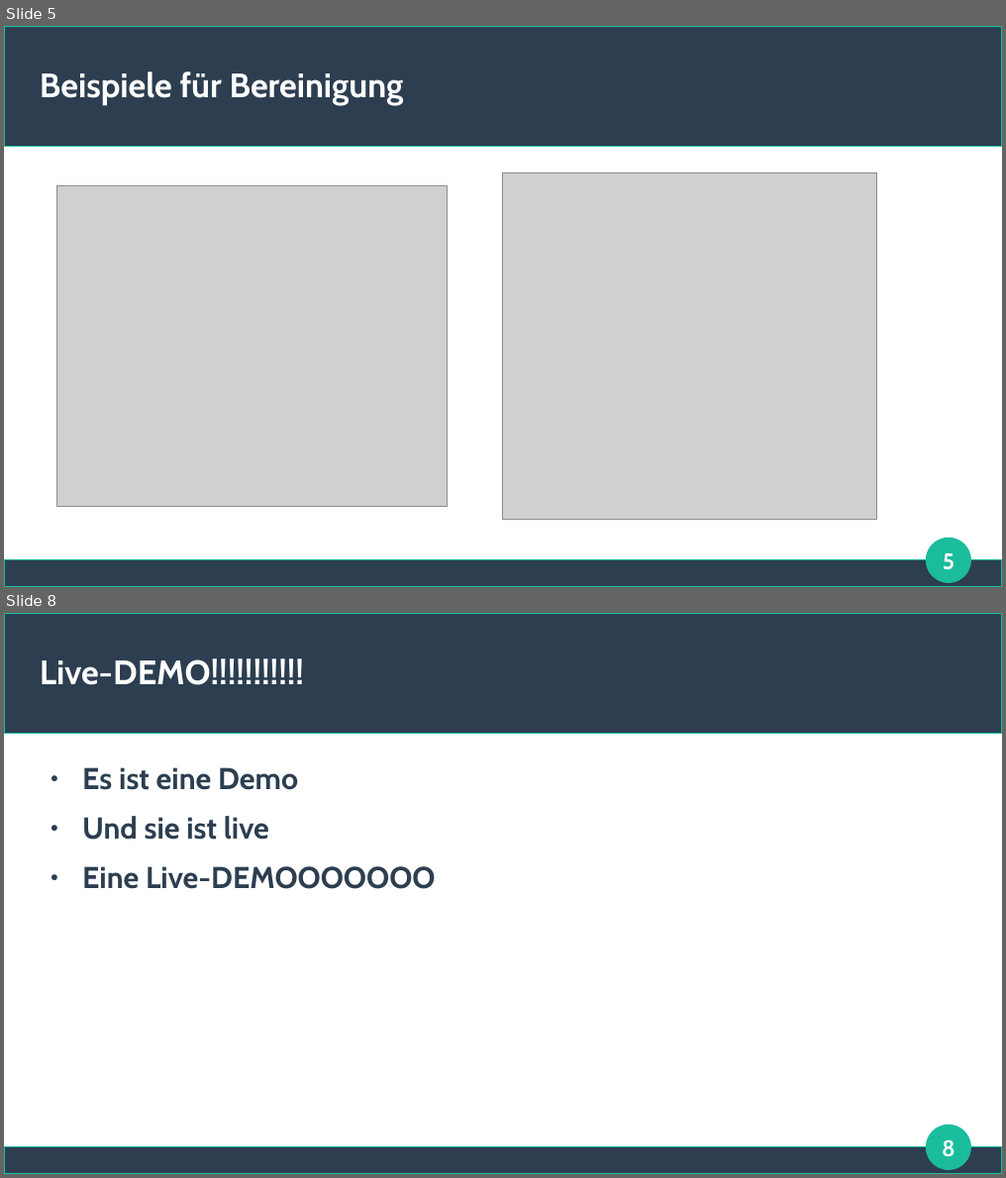
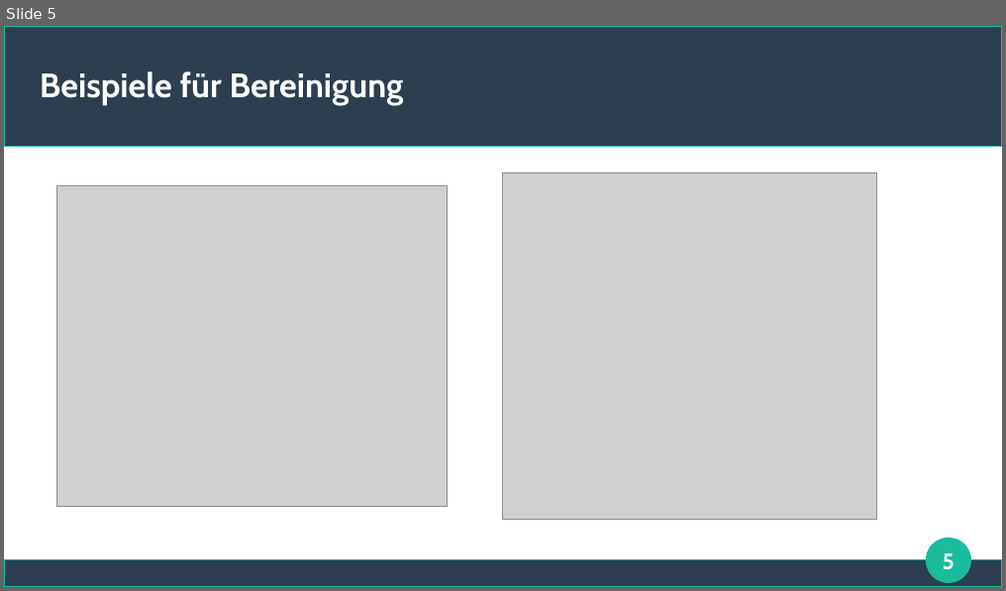
Before and after one commit to lamasmithueten/big_data_analytics, a slide deck: präsentation_izz_da__BIIIIIIIIIIIIIIIIIIIIIIIIIIRAAAAAAAAAAAAAAAAAAAAAAAAA.odp. Shown one above the other, each under a label of ours: slides 5 and 8 before the commit, slide 5 after it; the slides between them are not shown. The pictures are 1006x1178 and 1006x591 pixels, drawn with LibreOffice and Linux fonts; fonts in the diff are those of the drawing; grey boxes stand for pictures. Boxes give left, top, right and bottom in pixels: in the first picture for what was removed or moved away, otherwise in the second. Text is boxed around its words. In the diff, an @@ line names an element or a change of style, - is before the commit and + after.

```diff
--- a/präsentation_izz_da__BIIIIIIIIIIIIIIIIIIIIIIIIIIRAAAAAAAAAAAAAAAAAAAAAAAAA.odp
+++ b/präsentation_izz_da__BIIIIIIIIIIIIIIIIIIIIIIIIIIRAAAAAAAAAAAAAAAAAAAAAAAAA.odp
@@ slide 8 removed at bbox=[4, 613, 1002, 1174], background #FFFFFF; not listed: 3 template elements that a slide beside it also shows @@
@@ title removed at bbox=[40, 659, 304, 685] @@
-Live-DEMO!!!!!!!!!!!
@@ text removed at bbox=[82, 767, 435, 889] @@
-● Es ist eine Demo
-● Und sie ist live
-● Eine Live-DEMOOOOOOO
@@ page number removed at bbox=[942, 1140, 955, 1157] @@
-8
```
Also in this commit, not shown: 8 other slides changed, 1 slide added, 1 other file.
